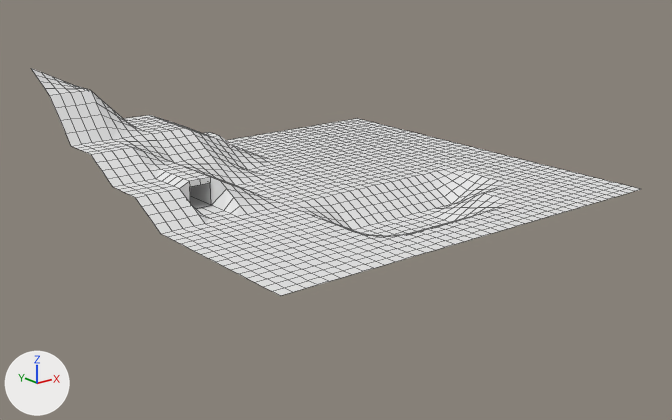
What one commit did to the Blender file dae/trainset/land.blend.
Before and after are seen from a 50 mm camera at (-26.1, -33.0, 11.7) aimed at (-0.3, -0.8, -1.2). Lighting does not change. The marker at lower left points along +X, +Y and +Z. Mesh edges are drawn as thin lines.

In view in the first picture: 'trainset_land'.
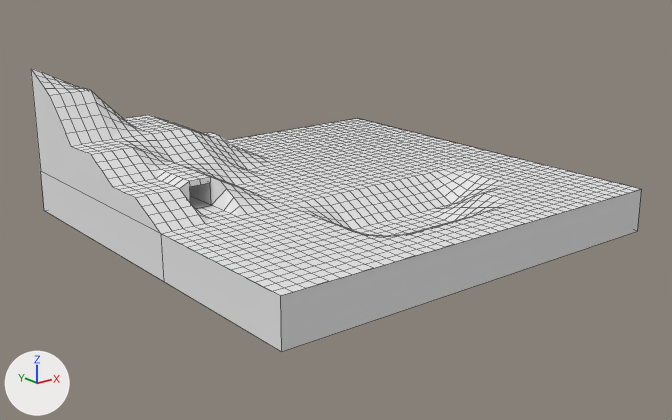
Commit message: land-1a dae file

Where the change shows, as pixel boxes (x1, y1, x2, y2) in the pictures (672 x 420 px):
```json
{"object": "trainset_land", "change": "reshaped", "before": [31, 68, 640, 296], "after": [31, 68, 641, 352], "on screen": "24% taller"}
{"part": 1, "of": "me_trainset_land_geo", "change": "added", "after": [31, 69, 641, 352]}
```

Edits to the scene script, one JSON object a line:
```json
{"block": "me_trainset_land_geo", "where": "# used by ob_trainset_land; location = (-0.17, 0.11, 0.31)"}
{"op": "remove", "block": "me_trainset_land_geo", "code": "me_trainset_land_geo.from_pydata(...)  # 1723 vertices, 1672 faces; spans x -9.8..10.2, y -10.1..9.9, z -1.3..4.7"}
{"op": "add", "block": "me_trainset_land_geo", "code": "me_trainset_land_geo.from_pydata(...)  # 1729 vertices, 1680 faces; spans x -9.8..10.2, y -10.1..9.9, z -2.3..4.7"}
{"block": "me_trainset_land_geo", "change": "me_trainset_land_geo part 1"}
{"block": "me_trainset_land_geo", "change": "6 vertices are added at (-9.8, -10.1, -2.3), (10.2, -10.1, -2.3), (-9.8, -2.1, -2.3), (10.2, 9.9, -2.3), (-9.8, 9.9, -2.3), (-9.8, 9.9, -0.3)"}
{"block": "me_trainset_land_geo", "change": "8 new faces join them"}
```
